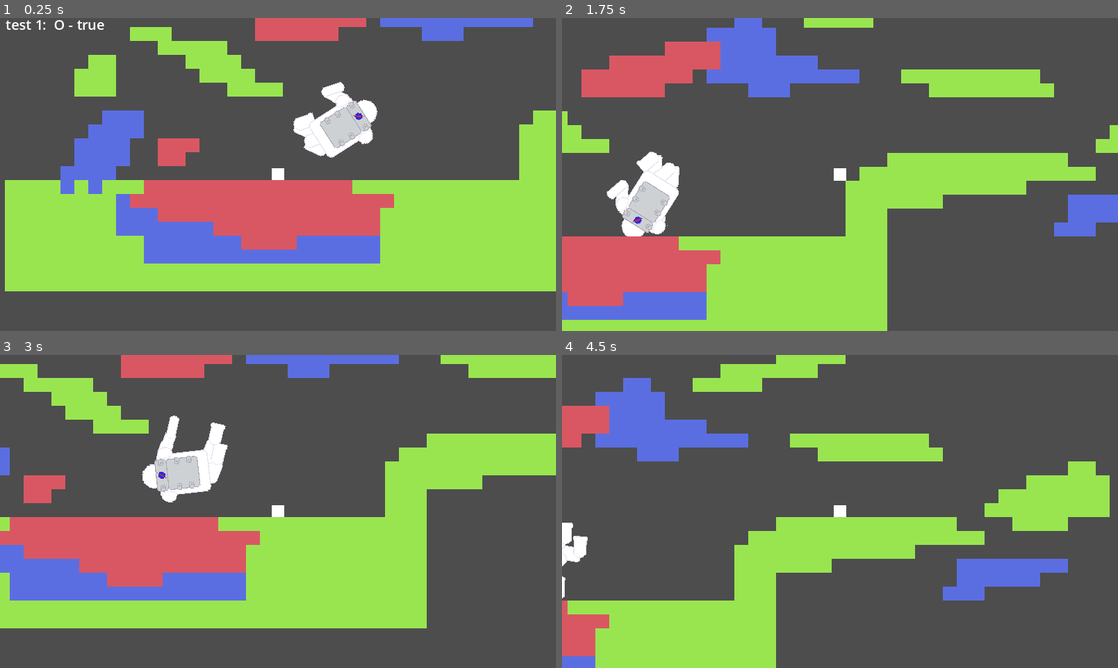
Above: before the commit, frames 1-4 (two rows, left to right).
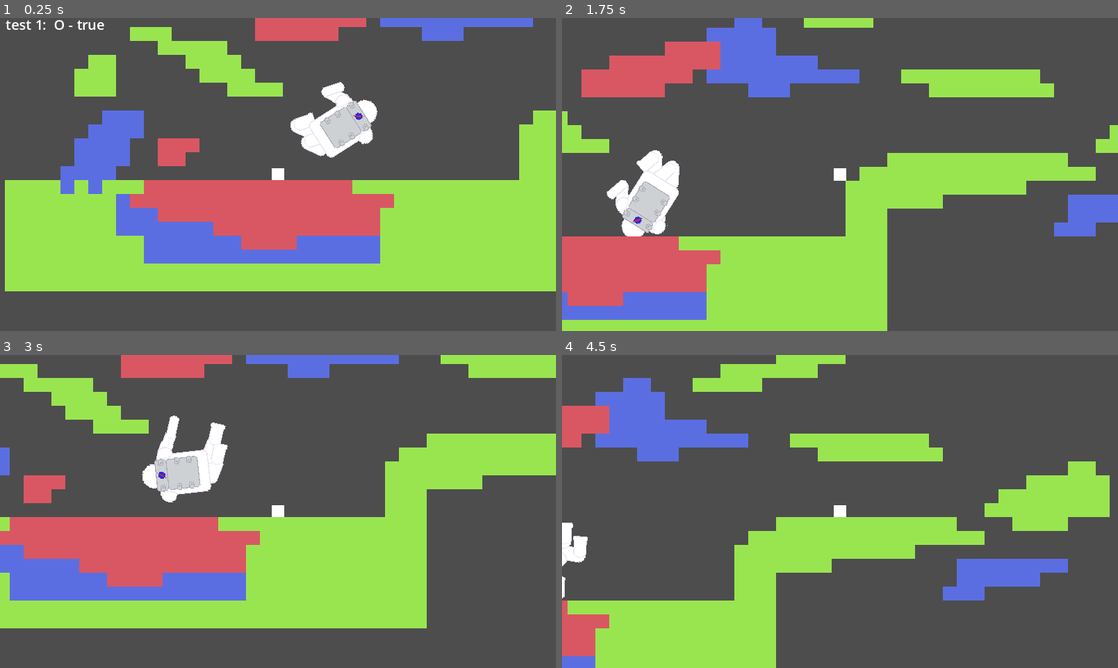
Above: after the commit, the same moments.

Repository: ADON15c/GGJ-2024
Game: Godot game, scene res://Scenes/Game/Game.tscn
The game is run twice, just before and just after one commit, with the same random seed, the same clock (stepped at 60 frames per second) and the same inputs.
Inputs:
- Up to frame 1 (0.25 s): no input
- Up to frame 2 (1.75 s): tap Enter (ui_accept) at 0.5, 0.77, 1.52 s; hold Right (ui_right) from 0.53 s (still down); tap Z at 0.6, 1.35 s
- Up to frame 3 (3 s): release Right (ui_right) at 2.03 s; hold Left (ui_left) 2.03-2.78 s; tap Z at 2.1, 2.85 s; hold Right (ui_right) from 2.78 s (still down)
- Up to frame 4 (4.5 s): tap Enter (ui_accept) at 3.02, 3.77 s; tap Z at 3.6, 4.35 s; release Right (ui_right) at 4.28 s; hold Left (ui_left) from 4.28 s (still down)

The runs differ from the first frame. In frame 1, less than 0.1% of the frame differs, in the area x 52-55%, y 32-42%; in frame 2, less than 0.1%; in frame 3, less than 0.1%; in frame 4, less than 0.1%.

Commit message:
Changed astronaut sprite

Diff:
--- a/Scenes/Astronaut/Astronaut.tscn
+++ b/Scenes/Astronaut/Astronaut.tscn
@@ -30,7 +30,7 @@
 
 [sub_resource type="AtlasTexture" id="AtlasTexture_wlvkj"]
 atlas = ExtResource("3_lnqvk")
-region = Rect2(28, 0, 17, 26)
+region = Rect2(28, 0, 17, 32)
 
 [sub_resource type="AtlasTexture" id="AtlasTexture_15l4f"]
 atlas = ExtResource("3_lnqvk")
@@ -38,7 +38,7 @@
 
 [sub_resource type="AtlasTexture" id="AtlasTexture_p0l1b"]
 atlas = ExtResource("3_lnqvk")
-region = Rect2(62, 0, 17, 26)
+region = Rect2(62, 0, 17, 32)
 
 [sub_resource type="AtlasTexture" id="AtlasTexture_dlx6n"]
 atlas = ExtResource("3_lnqvk")
@@ -147,7 +147,7 @@
 z_index = -3
 position = Vector2(-11.5, 30)
 texture = SubResource("AtlasTexture_wlvkj")
-offset = Vector2(0, 10)
+offset = Vector2(0, 13)
 
 [node name="Lower" type="Sprite2D" parent="Body/Left Leg"]
 z_index = 1
@@ -159,7 +159,7 @@
 z_index = -3
 position = Vector2(11.5, 30)
 texture = SubResource("AtlasTexture_p0l1b")
-offset = Vector2(0, 10)
+offset = Vector2(0, 13)
 
 [node name="Lower" type="Sprite2D" parent="Body/Right Leg"]
 z_index = 1
Binary file changed: Assets/Sprites/Astronaut.aseprite
Binary file changed: Assets/Sprites/Astronaut.png
Binary file changed: Assets/Sprites/AstronautSpriteSheet.png
Not shown: 1 places in Scenes/Astronaut/Astronaut.tscn that only renumber resources
